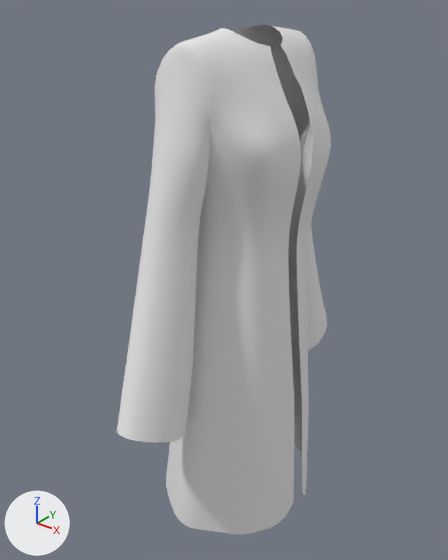
The OBJ model public/model/tunik.obj, before and after one commit.
Before and after are seen from a 50 mm lens placed at (0.818, -1.099, 1.497), pointed at (-0.031, -0.038, 0.839). The lights are fixed; the arrows at lower left show +X, +Y and +Z. Where no turn or scale is listed for an object, it has been applied to the vertices.

In view in the first picture: '3.036'.
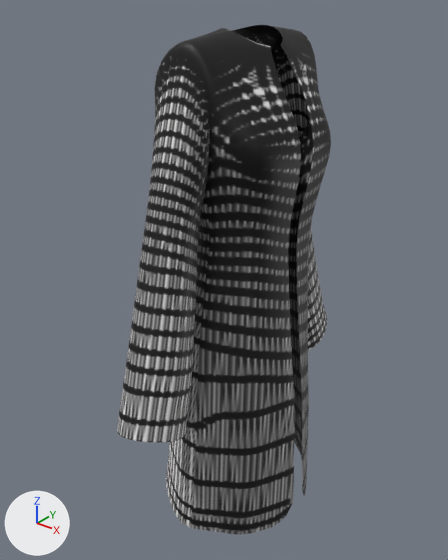
Pixel boxes [x1, y1, x2, y2] of what changed, in the pictures (448 x 560 px):
'3.036', surface changed: [117, 25, 331, 534] in both

What changed in the scene script:
```text
Add img_tunik_png:
    img_tunik_png = load_image('tunik.png', '../layouts/tunik.png', 602, 823, 'sRGB')
Change mat_lambert3_027:
    remove mat_lambert3_027.base_color = (0.8, 0.8, 0.8)  # white #e7e7e7
    add mat_lambert3_027.texture = img_tunik_png
    mat_lambert3_027.roughness: 1.0 -> 0.553
Change me_3_036:
    where me_3_036.from_pydata(...)  # 2715 vertices, 2616 faces; spans x -0.178..0.203, y -0.421..0.38, z 0.211..1.411
    used by ob_3_036; location = (0.0, 0.0, 0.0)
    me_3_036 part 1: texture (UV) coordinates of 2616 of 2616 faces, centred in x -0.176..0.197, y -0.414..0.373, z 0.23..1.409, changed; they spanned u 0.0..1.0, v 0.0..0.98 and now span u 0.08..0.94, v 0.04..0.96
```
